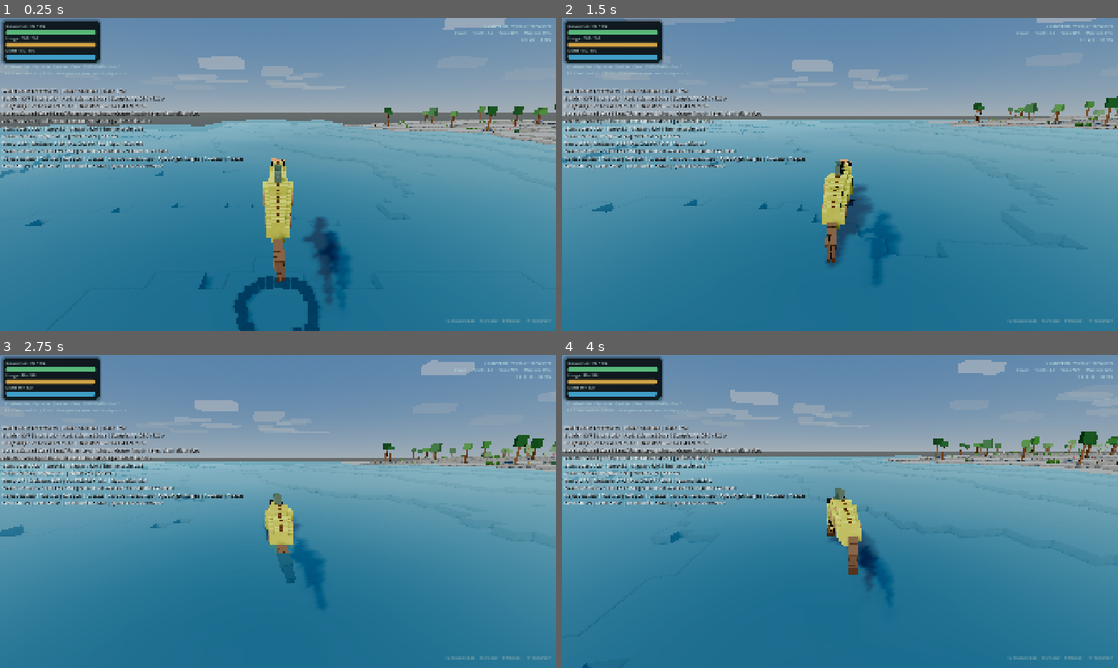
Above: before the commit, frames 1-4 (two rows, left to right).
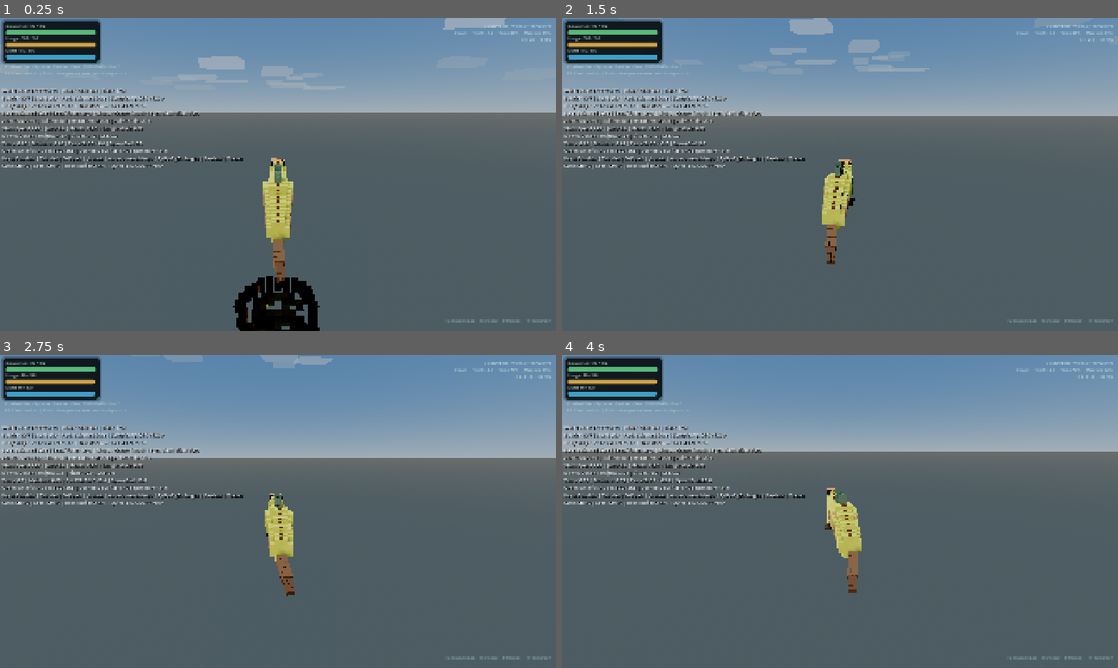
Above: after the commit, the same moments.

Repository: MajorDragonfly/voxelverse
Game: Godot game, scene res://main/main.tscn
The game is run twice, just before and just after one commit, with the same random seed, the same clock (stepped at 60 frames per second) and the same inputs.
Inputs (mouse positions are in pixels of both pictures, inside the frame that each line leads up to):
- Up to frame 1 (0.25 s): no input
- Up to frame 2 (1.5 s): tap Enter at 0.5 s; move the mouse to (867, 174) at 0.52 s; hold W (move_forward) from 0.53 s (still down); click (867, 174) at 0.6 s; tap Space (jump) at 0.77 s; move the mouse to (812, 174) at 1.27 s; tap L at 1.35 s
- Up to frame 3 (2.75 s): keep holding W (move_forward); tap Space (jump) at 1.52 s; move the mouse to (289, 505) at 2.02 s; tap R at 2.1 s
- Up to frame 4 (4 s): keep holding W (move_forward); move the mouse to (834, 517) at 2.77 s; tap Tab at 2.85 s; click (834, 517) at 2.92 s; tap Space (jump) at 3.02, 3.77 s; move the mouse to (878, 514) at 3.52 s; tap Delete at 3.6 s

The runs differ from the first frame. In frame 1, 65% of the frame differs, in the area x 0-100%, y 27-100%; in frame 2, 68%, in the area x 0-100%, y 0-100%; in frame 3, 67%; in frame 4, 68%.
Error after the commit: Parse Error: Expected expression for match pattern. (res://world/resources/terrain/terrain_chunk_v2.gd:6)

Commit message:
Use expanded-biome terrain chunk implementation

Diff:
--- a/world/visuals/terrain/terrain_chunk.tscn
+++ b/world/visuals/terrain/terrain_chunk.tscn
@@ -1,6 +1,6 @@
 [gd_scene format=3 uid="uid://dyhavywwdec27"]
 
-[ext_resource type="Script" uid="uid://binhy5f1mbskn" path="res://world/resources/terrain/terrain_chunk.gd" id="1_fj3vv"]
+[ext_resource type="Script" path="res://world/resources/terrain/terrain_chunk_v2.gd" id="1_fj3vv"]
 [ext_resource type="Script" uid="uid://cyk0jajpwlxdp" path="res://world/visuals/terrain/terrain_chunk_visuals.gd" id="2_visuals"]
 [ext_resource type="Script" uid="uid://c2bvee35okr1c" path="res://world/visuals/scenery/terrain_scenic_dressing.gd" id="3_scenery"]
 [ext_resource type="Script" path="res://world/visuals/scenery/procedural_biome_assets.gd" id="4_biome_assets"]
